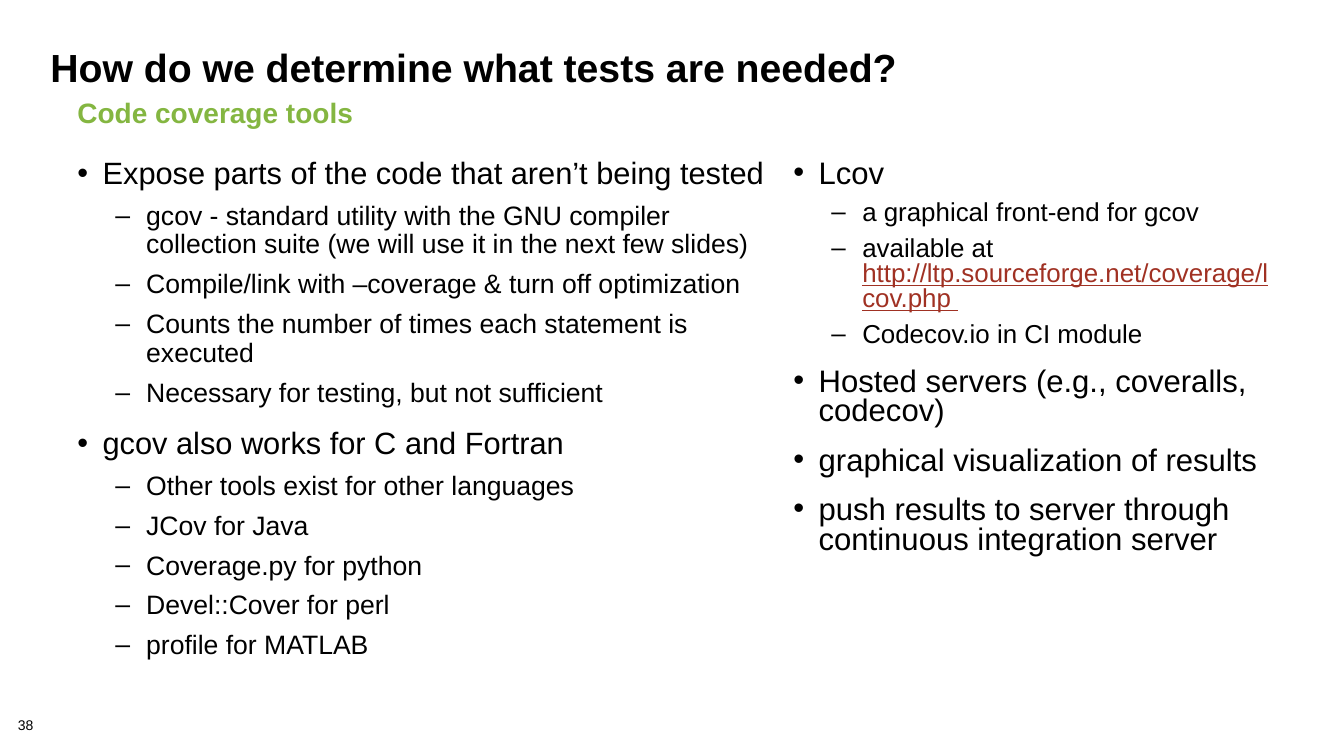
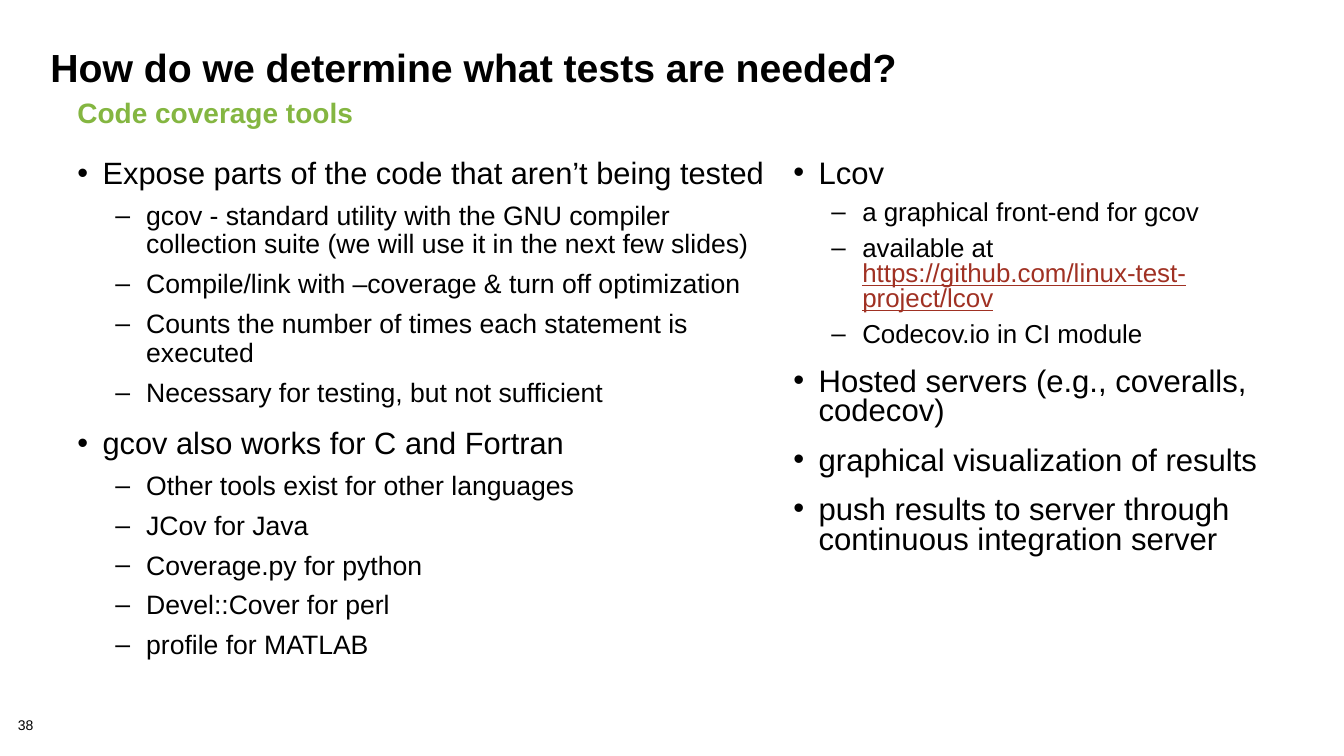
Before and after one commit to bssw-tutorial/presentations, a slide deck: slide 38 of testing-a.pptx. Drawn at 1344x756 pixels with LibreOffice and Linux fonts; fonts in the diff are those of the drawing. Boxes give left, top, right and bottom in pixels: in the first picture for what was removed or moved away, otherwise in the second. Text is boxed around its words. In the diff, an @@ line names an element or a change of style, - is before the commit and + after.

```diff
--- a/testing-a.pptx
+++ b/testing-a.pptx
@@ text at bbox=[862, 238, 1186, 313]: text changed @@
-  – available at http://ltp.sourceforge.net/coverage/lcov.php
+  – available at https://github.com/linux-test-project/lcov
```
Also in this commit, not shown: 7 other files.
